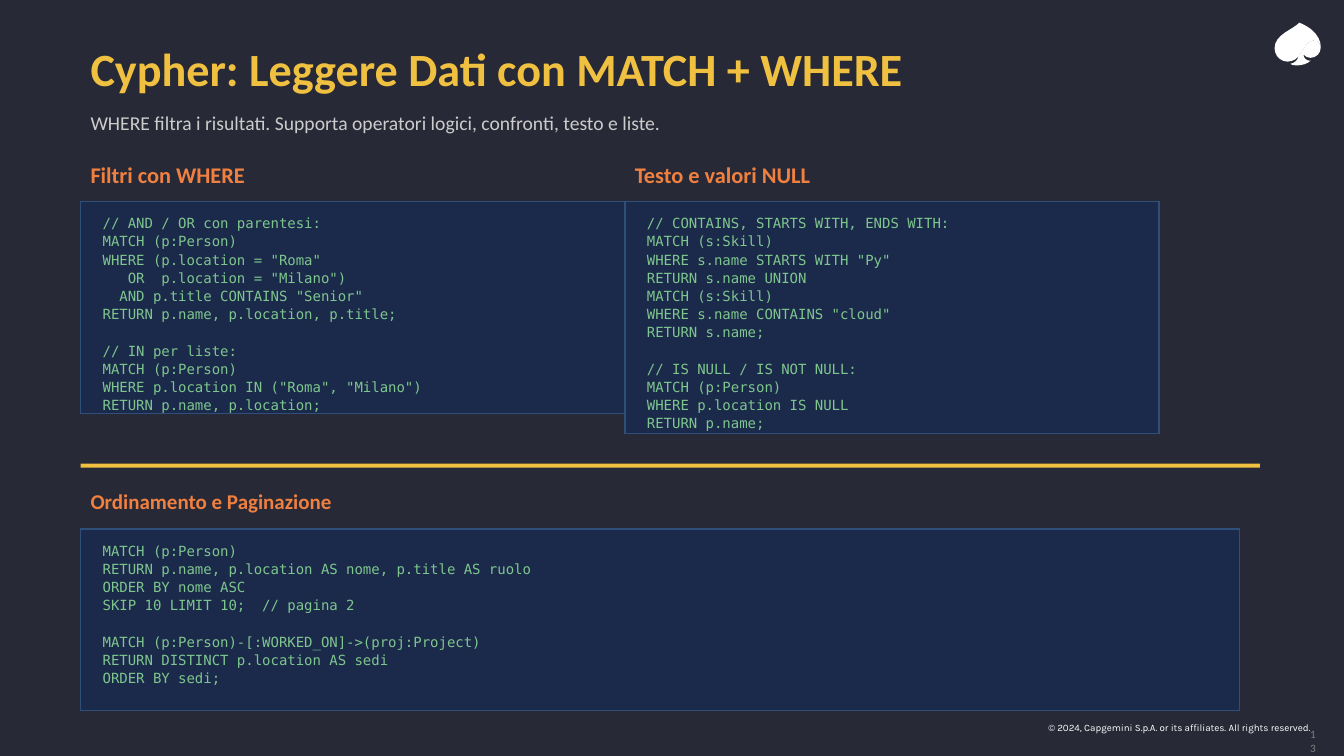
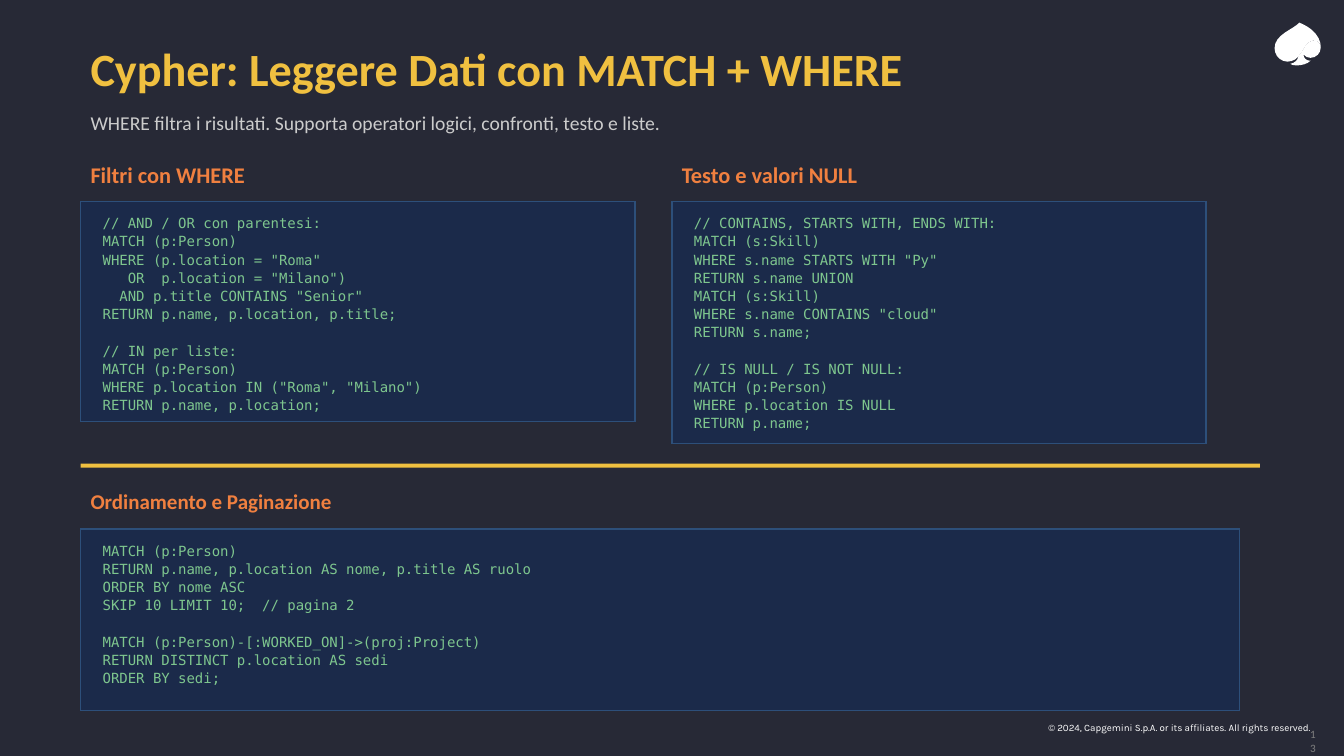
Before and after one commit to leobcc/neo4j-training-course-material, a slide deck: slide 13 of slides/session-01/session-01.pptx. Drawn at 1344x756 pixels with LibreOffice and Linux fonts; fonts in the diff are those of the drawing. Boxes give left, top, right and bottom in pixels: in the first picture for what was removed or moved away, otherwise in the second. Text is boxed around its words. In the diff, an @@ line names an element or a change of style, - is before the commit and + after.

```diff
--- a/slides/session-01/session-01.pptx
+++ b/slides/session-01/session-01.pptx
@@ text "Testo e valori NULL": place and size @@
-text "Testo e valori NULL" at [635,167,810,183]
+text "Testo e valori NULL" at [682,167,857,183]
@@ rectangle: place and size @@
-rectangle at [81,202,635,413]
+rectangle at [81,202,635,421]
@@ rectangle: place and size @@
-rectangle at [625,202,1159,434]
+rectangle at [673,202,1207,444]
@@ text "// CONTAINS, STARTS WITH, ENDS ...": place and size @@
-text "// CONTAINS, STARTS WITH, ENDS ..." at [647,217,949,431]
+text "// CONTAINS, STARTS WITH, ENDS ..." at [694,217,996,431]
```
Also in this commit, not shown: 15 other slides changed.
